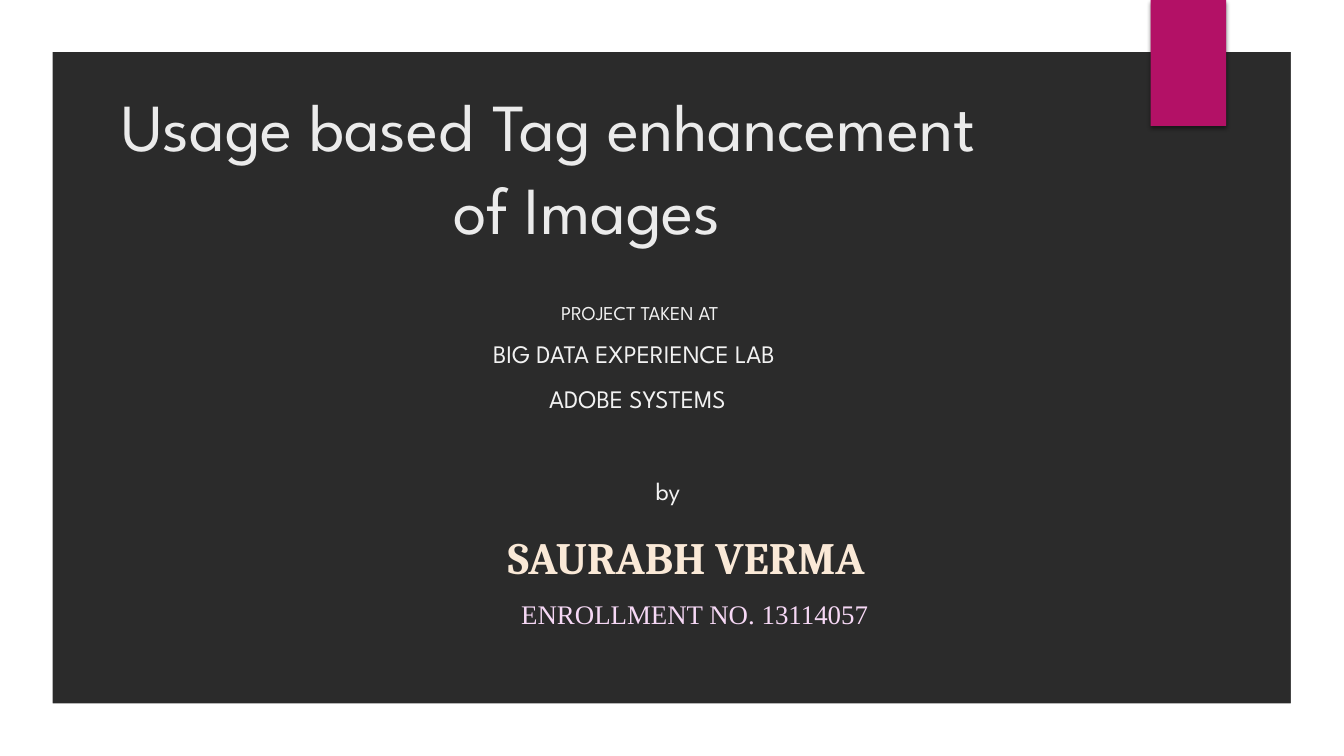
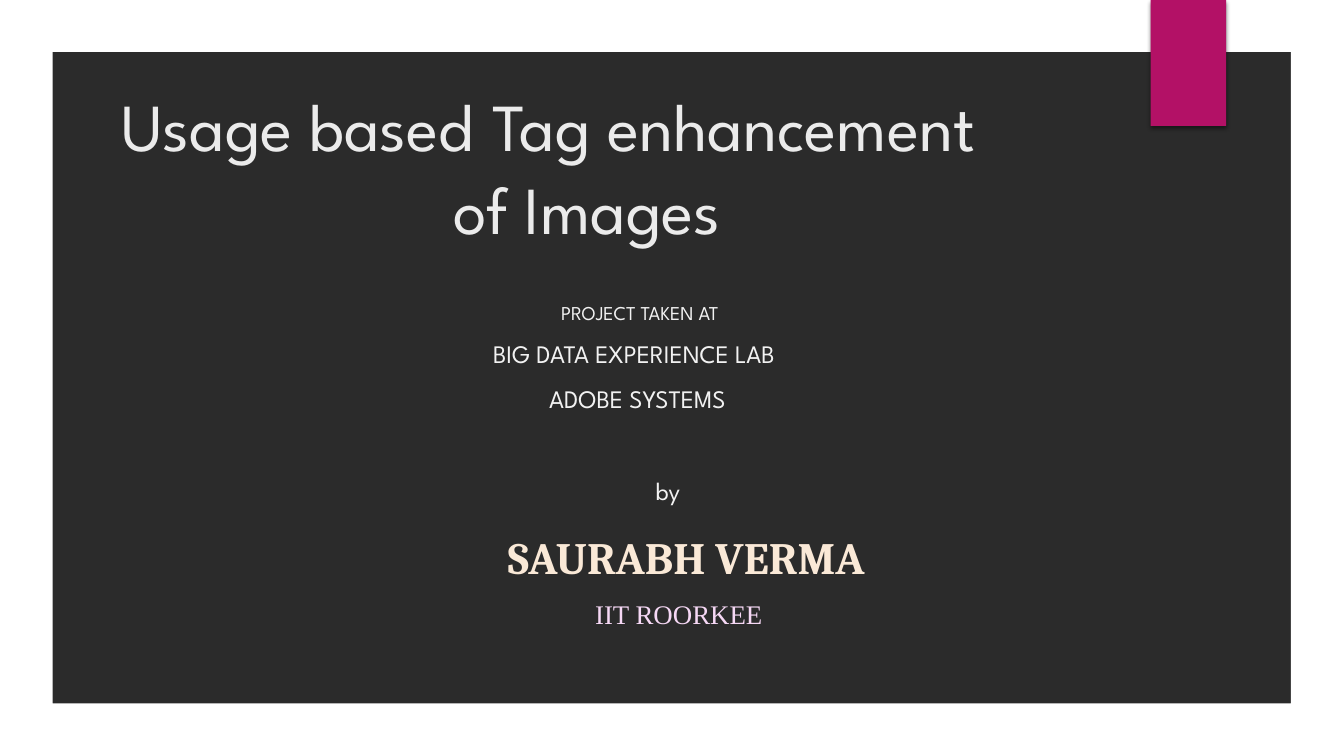
Before and after one commit to saurabhvermaaaa/Adobe-Internship, a slide deck: slide 1 of Internship 2016.pptx. Drawn at 1344x756 pixels with LibreOffice and Linux fonts; fonts in the diff are those of the drawing; background and template pictures are left out; a plain dark background stands for a picture behind light text. Boxes give left, top, right and bottom in pixels: in the first picture for what was removed or moved away, otherwise in the second. Text is boxed around its words. In the diff, an @@ line names an element or a change of style, - is before the commit and + after.

```diff
--- a/Internship 2016.pptx
+++ b/Internship 2016.pptx
@@ subtitle at [595, 606, 763, 625]: text changed @@
-ENROLLMENT NO. 13114057
+IIT ROORKEE
```
Also in this commit, not shown: 4 other slides changed, 15 slides added, 6 slides removed, 9 other files.
